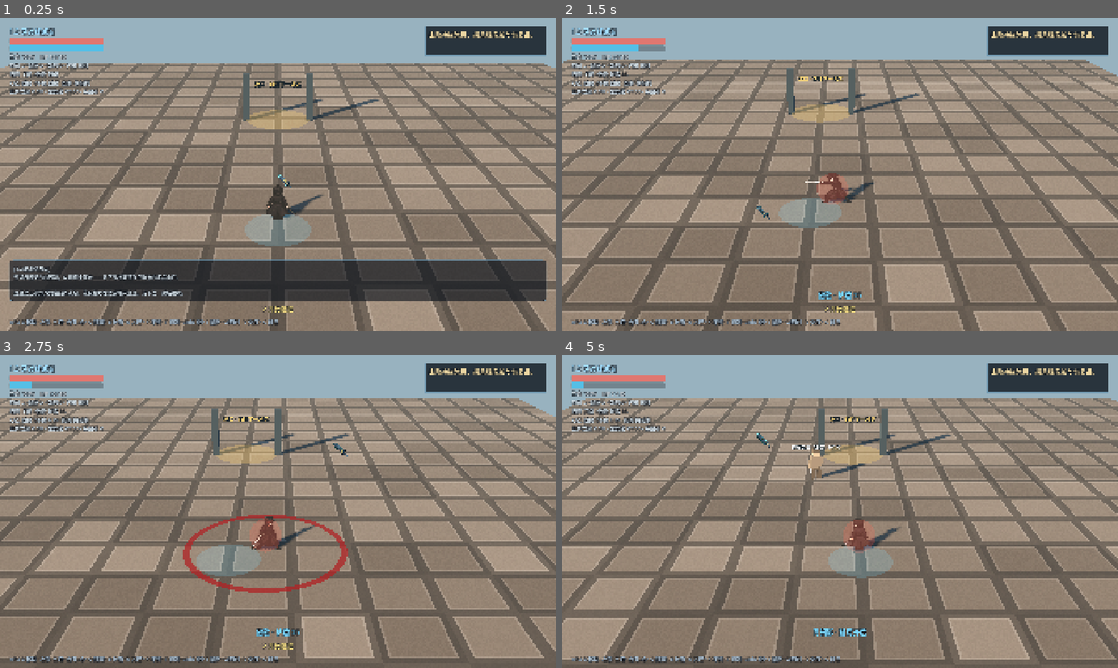
Above: before the commit, frames 1-4 (two rows, left to right).
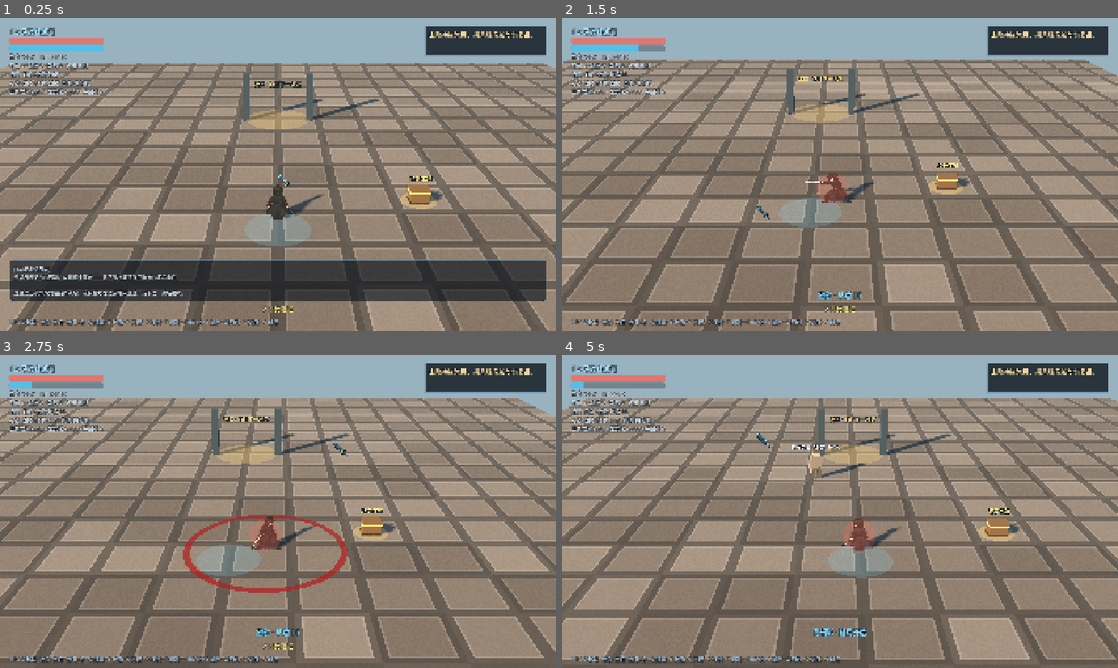
Above: after the commit, the same moments.

Repository: lovevx/HD2Dgame
Game: Godot game, scene res://scenes/main/campaign.tscn
Same seed, same stepped clock (60 frames per second), same inputs: the game is played once before the commit and once after it. This scene is started directly instead of the project's main scene. Sound files missing from this copy of the repository are replaced by a short silence.
Inputs (mouse positions are in pixels of both pictures, inside the frame that each line leads up to):
- Up to frame 1 (0.25 s): no input
- Up to frame 2 (1.5 s): tap Enter (ui_accept) at 0.5, 0.77 s; move the mouse to (962, 158) at 0.52 s; hold D (move_right) 0.53-1.25 s; hold E (aoge) 0.53-1.25 s; click (962, 158) at 0.8 s; drag from (728, 190) to (812, 237) at 1.27 s
- Up to frame 3 (2.75 s): move the mouse to (333, 442) at 2.02 s; hold D (move_right) from 2.03 s (still down); hold 1 (bomb) from 2.03 s (still down); tap F (huanduan) at 2.3 s
- Up to frame 4 (5 s): release D (move_right) at 2.75 s; release 1 (bomb) at 2.75 s; drag from (812, 574) to (673, 464) at 2.77 s; move the mouse to (1006, 558) at 3.52 s; hold A (move_left) 3.53-4.25 s; hold Q (hunter_toggle) 3.53-4.25 s; tap Enter (ui_accept) at 3.77 s; tap V (interact) at 3.8 s; drag from (673, 464) to (756, 433) at 4.27 s

The runs differ from the first frame. In frame 1, 0.5% of the frame differs, in the area x 71-80%, y 50-62%; in frame 2, 0.4%; in frame 3, 0.5%; in frame 4, 0.5%.

Commit message:
feat(loot): 前期本土装备掉落、场景宝箱与决战全回复
- 新增 9 件前期本土装备（刀/护甲/戒指），击杀掉落与场景宝箱共用随机掉落池

- 每个场景放置一个场景宝箱：固定产出炸弹+血药+随机装备，按 key 落档防重复

- 站在宝箱触发圈内按 V 让位给宝箱，不再同时推进关卡流程

- 进入决战空地自动全回复并修满已损装备耐久

- 补 tools/validate_world_drops.gd 专项验收（24 项），全套验证脚本 FAIL=0

Diff:
--- a/autoload/game_state.gd
+++ b/autoload/game_state.gd
@@ -382,6 +382,59 @@
 		give_item(item, reward.items[item])
 	save_game()
 	return true
+
+## ---------- 场景宝箱（世界内放置，靠近按 V 开启） ----------
+## 每个场景一个，开启后记录 key 防重复领取（新试炼 begin_next_trial 时清空）。
+func is_scene_chest_opened(key: String) -> bool:
+	return campaign.get("opened_chests", []).has(key)
+
+## 开启场景宝箱：固定产出 1 炸弹 + 1 血药 + 1 随机装备；已开过返回空数组。
+func open_scene_chest(key: String) -> Array:
+	if key == "" or is_scene_chest_opened(key):
+		return []
+	var rewards: Array = []
+	for id in Campaign.SCENE_CHEST_ITEMS:
+		give_item(id, Campaign.SCENE_CHEST_ITEMS[id])
+		rewards.append(id)
+	var equip := Campaign.random_equip_id()
+	if equip != "":
+		give_item(equip, 1)
+		rewards.append(equip)
+	campaign.opened_chests.append(key)
+	save_game()
+	return rewards
+
+## ---------- 击杀随机装备掉落 ----------
+## 按概率判定是否掉落；命中则返回随机装备 id，未命中返回空串。
+func roll_equipment_drop(chance: float) -> String:
+	if randf() > chance:
+		return ""
+	return Campaign.random_equip_id()
+
+## 全回复（BOSS 房进入时调用）：所有已持有装备耐久修满，返回修复件数。
+func repair_all_equipment() -> int:
+	var ids: Array[String] = []
+	for id in campaign.bag.keys():
+		if item_count(str(id)) > 0:
+			ids.append(str(id))
+	for slot in campaign.equipment:
+		var eid := str(campaign.equipment[slot])
+		if eid != "" and not ids.has(eid):
+			ids.append(eid)
+	var repaired := 0
+	for id in ids:
+		var def := item_def(id)
+		if int(def.get("dur_max", 0)) <= 0:
+			continue
+		var st: Dictionary = Campaign.dura_state(campaign, id)
+		if st["cur"] >= st["max"]:
+			continue
+		st["cur"] = st["max"]
+		campaign.item_dura[id] = st
+		repaired += 1
+	if repaired > 0:
+		save_game()
+	return repaired
 
 ## 击杀由战斗实例触发；检查唯一ID，结算和读档不能重复领奖。
 func record_hunt(id: String) -> int:
@@ -490,6 +543,7 @@
 	campaign.world_mana = 0
 	campaign.colpo_outer_cleared = false
 	campaign.kills = []
+	campaign.opened_chests = []
 	campaign.bullets = 6
 	campaign.hp_ratio = 1.0
 	campaign.mp_ratio = 1.0
--- a/data/campaign.gd
+++ b/data/campaign.gd
@@ -47,6 +47,43 @@
 		"req": {}, "export": true, "growth": false,
 		"can_sell": true, "can_decompose": true,
 		"passive": ["力量+1", "支持隐藏装备外观"], "source": "欧卡的白色宝箱"},
+	# ---- 前期本土装备（1.2~1.6 掉落 / 场景宝箱产出；不可带出，结算时清除） ----
+	"worn_blade": {"name": "缺口铁刀", "slot": "main_weapon", "item_kind": "weapon", "weapon_type": "1h_sword",
+		"quality": "white", "score": 6, "attack_min": 4.0, "attack_max": 11.0, "stats": {},
+		"dur_max": 22, "req": {}, "export": false, "growth": false,
+		"can_sell": true, "can_decompose": true, "passive": [], "source": "前期世界掉落"},
+	"iron_sword": {"name": "精铁刀", "slot": "main_weapon", "item_kind": "weapon", "weapon_type": "1h_sword",
+		"quality": "green", "score": 18, "attack_min": 5.0, "attack_max": 14.0, "stats": {},
+		"dur_max": 28, "req": {}, "export": false, "growth": false,
+		"can_sell": true, "can_decompose": true, "passive": [], "source": "前期世界掉落"},
+	"leather_cap": {"name": "皮质护额", "slot": "head", "item_kind": "armor",
+		"quality": "white", "score": 5, "stats": {"con": 1}, "def_pct": 0.02,
+		"dur_max": 16, "req": {}, "export": false, "growth": false,
+		"can_sell": true, "can_decompose": true, "passive": [], "source": "前期世界掉落"},
+	"hunter_hat": {"name": "猎户皮帽", "slot": "head", "item_kind": "armor",
+		"quality": "green", "score": 15, "stats": {"con": 1, "agi": 1}, "def_pct": 0.03,
+		"dur_max": 20, "req": {}, "export": false, "growth": false,
+		"can_sell": true, "can_decompose": true, "passive": [], "source": "前期世界掉落"},
+	"ragged_vest": {"name": "褴褛皮甲", "slot": "body", "item_kind": "armor",
+		"quality": "white", "score": 7, "stats": {"con": 1}, "def_pct": 0.03,
+		"dur_max": 20, "req": {}, "export": false, "growth": false,
+		"can_sell": true, "can_decompose": true, "passive": [], "source": "前期世界掉落"},
+	"leather_bracer": {"name": "皮质护臂", "slot": "left_arm", "item_kind": "armor",
+		"quality": "white", "score": 4, "stats": {}, "def_pct": 0.02,
+		"dur_max": 14, "req": {}, "export": false, "growth": false,
+		"can_sell": true, "can_decompose": true, "passive": [], "source": "前期世界掉落"},
+	"worn_boots": {"name": "旧皮靴", "slot": "boots", "item_kind": "armor",
+		"quality": "white", "score": 4, "stats": {"agi": 1}, "def_pct": 0.01,
+		"dur_max": 14, "req": {}, "export": false, "growth": false,
+		"can_sell": true, "can_decompose": true, "passive": [], "source": "前期世界掉落"},
+	"tattered_cloak": {"name": "破损披风", "slot": "cloak", "item_kind": "armor",
+		"quality": "white", "score": 5, "stats": {}, "def_pct": 0.02,
+		"dur_max": 16, "req": {}, "export": false, "growth": false,
+		"can_sell": true, "can_decompose": true, "passive": [], "source": "前期世界掉落"},
+	"copper_ring": {"name": "铜戒指", "slot": "ring", "item_kind": "jewelry",
+		"quality": "white", "score": 6, "stats": {"luk": 1}, "dur_max": 0,
+		"req": {}, "export": false, "growth": false,
+		"can_sell": true, "can_decompose": true, "passive": [], "source": "前期世界掉落"},
 	# ---- 消耗品 ----
 	"potion": {"name": "恢复药剂 · 2使用", "item_kind": "consumable", "export": true},
 	"trap": {"name": "火药陷阱 · 1投掷", "item_kind": "consumable", "export": false},
@@ -74,11 +111,25 @@
 	"tiger_chest": {"coins": 400, "items": {"claw": 1, "crystal": 1}},
 }
 const HUNTS := {"1_0": 5, "3_0": 10, "3_1": 1, "tiger": 15}
+## 随机装备产出池：前期小关击杀掉落 / 场景宝箱共用（全为本土装备，结算时清除）。
+const RANDOM_EQUIP_POOL := ["worn_blade", "iron_sword", "leather_cap", "hunter_hat",
+	"ragged_vest", "leather_bracer", "worn_boots", "tattered_cloak", "copper_ring"]
+## 场景宝箱固定产出：1 炸弹 + 1 血药 + 1 随机装备。
+const SCENE_CHEST_ITEMS := {"trap": 1, "potion": 1}
+
+## 从随机装备池抽一件（池为空时返回空串）。
+static func random_equip_id(rng: RandomNumberGenerator = null) -> String:
+	if RANDOM_EQUIP_POOL.is_empty():
+		return ""
+	if rng != null:
+		return RANDOM_EQUIP_POOL[rng.randi_range(0, RANDOM_EQUIP_POOL.size() - 1)]
+	return RANDOM_EQUIP_POOL[randi() % RANDOM_EQUIP_POOL.size()]
 
 static func fresh() -> Dictionary:
 	return {"stage": 0, "cleared": false, "hub": false, "run": 1, "level": 1,
 		"source": 0.0, "world_mana": 0, "permanent_mana": 0, "kills": [],
 		"bag": {"knife": 1, "potion": 2}, "equipment": {"main_weapon": "knife"},
+		"opened_chests": [],
 		# 装备动态状态（按物品 id 存放；强化/耐久/成长值），旧档缺省由 load 兜底
 		"item_dura": {}, "item_enhance": {}, "item_fury": {},
 		"hp_ratio": 1.0, "mp_ratio": 1.0, "bullets": 6, "settled": false, "training": 0, "report": "", "colpo_outer_cleared": false}
--- /dev/null
+++ b/scripts/combat/equipment_drop.gd
@@ -0,0 +1,94 @@
+extends Area3D
+## 装备掉落物：前期小关击杀概率掉落，携带一件随机装备。
+## 表现与 coin.gd 同套：品质色发光晶体 + 地面光圈 + 名称标签，靠近磁吸入背包。
+## 纯距离判定，不依赖物理碰撞；spawn 方负责设置 item_id。
+
+const Campaign := preload("res://data/campaign.gd")
+const Equip := preload("res://data/equip_tables.gd")
+
+var item_id := ""
+var magnet_radius: float = 4.5
+var collected: bool = false
+var player: Node3D
+var _spin := 0.0
+var _mesh: MeshInstance3D
+
+func _ready() -> void:
+	add_to_group("equipment_drop")
+	player = get_tree().get_first_node_in_group("player")
+	_build()
+
+func _build() -> void:
+	var def: Dictionary = Campaign.ITEMS.get(item_id, {})
+	var color: Color = Equip.quality_color(def.get("quality", "white"))
+	_mesh = MeshInstance3D.new()
+	var box := BoxMesh.new()
+	box.size = Vector3(0.26, 0.26, 0.26)
+	_mesh.mesh = box
+	var mat := StandardMaterial3D.new()
+	mat.albedo_color = color
+	mat.shading_mode = BaseMaterial3D.SHADING_MODE_UNSHADED
+	mat.emission_enabled = true
+	mat.emission = color
+	mat.emission_energy_multiplier = 1.8
+	_mesh.material_override = mat
+	_mesh.rotation_degrees = Vector3(45, 0, 45)
+	_mesh.position = Vector3(0, 0.55, 0)
+	_mesh.cast_shadow = GeometryInstance3D.SHADOW_CASTING_SETTING_OFF
+	add_child(_mesh)
+	# 地面光圈：品质色描出掉落位置，俯视角下也容易看见
+	var ring := MeshInstance3D.new()
+	var cyl := CylinderMesh.new()
+	cyl.top_radius = 0.55
+	cyl.bottom_radius = 0.55
+	cyl.height = 0.02
+	ring.mesh = cyl
+	var rm := StandardMaterial3D.new()
+	rm.albedo_color = Color(color.r, color.g, color.b, 0.32)
+	rm.transparency = BaseMaterial3D.TRANSPARENCY_ALPHA
+	rm.shading_mode = BaseMaterial3D.SHADING_MODE_UNSHADED
+	ring.material_override = rm
+	ring.position = Vector3(0, 0.03, 0)
+	ring.cast_shadow = GeometryInstance3D.SHADOW_CASTING_SETTING_OFF
+	add_child(ring)
+	var label := Label3D.new()
+	label.text = str(def.get("name", item_id))
+	label.position = Vector3(0, 1.15, 0)
+	label.font_size = 34
+	label.pixel_size = 0.007
+	label.outline_size = 10
+	label.modulate = color
+	label.billboard = BaseMaterial3D.BILLBOARD_ENABLED
+	add_child(label)
+
+func _physics_process(delta: float) -> void:
+	if collected or not is_instance_valid(player):
+		return
+	_spin += delta
+	if _mesh != null:
+		_mesh.rotation_degrees.y = _spin * 90.0
+		_mesh.position.y = 0.55 + sin(_spin * 2.4) * 0.08
+	var to := player.global_position - global_position
+	to.y = 0.0
+	if to.length() <= magnet_radius:
+		global_position = global_position.move_toward(player.global_position, 6.0 * delta)
+	if to.length() <= 0.9:
+		_collect()
+
+func _collect() -> void:
+	if collected:
+		return
+	collected = true
+	if item_id == "":
+		queue_free()
+		return
+	GameState.give_item(item_id, 1)
+	GameState.save_game()
+	var def: Dictionary = Campaign.ITEMS.get(item_id, {})
+	GameState.push_message("[乐园] 拾取装备 · %s（%s）" % [def.get("name", item_id), Equip.quality_cn(def.get("quality", "white"))])
+	var tween := create_tween()
+	tween.set_parallel(true)
+	if _mesh != null:
+		tween.tween_property(_mesh, "position:y", 1.5, 0.16)
+	tween.tween_property(self, "scale", Vector3.ONE * 0.05, 0.16)
+	tween.chain().tween_callback(queue_free)
--- a/scripts/main/campaign.gd
+++ b/scripts/main/campaign.gd
@@ -4,6 +4,8 @@
 const HudScene := preload("res://scripts/ui/hud.tscn")
 const EnemyScene := preload("res://scripts/combat/enemy.tscn")
 const EnemyScript := preload("res://scripts/combat/enemy.gd")
+const EquipmentDropScript := preload("res://scripts/combat/equipment_drop.gd")
+const SceneChestScript := preload("res://scripts/world/scene_chest.gd")
 const ARENA := "res://scenes/main/main.tscn"
 const HARBOR := "res://scenes/world/harbor.tscn"
 const OUTER := "res://scenes/world/colpo_forest_outer.tscn"
@@ -52,6 +54,8 @@
 		player.mp = player.max_mp
 		player.potions = 2
 		player.bombs = 3
+	if location == "clearing":
+		_restore_full_state()
 	_refresh_objective()
 	if state == "prepare" and location not in ["practice", "hub"]:
 		_show_story()
@@ -78,6 +82,7 @@
 		director.campaign_managed = true
 	add_child(world)
 	_wire_interactions()
+	_spawn_scene_chest()
 	player.hp = player.max_hp * float(GameState.campaign.hp_ratio)
 	player.mp = player.max_mp * clampf(float(GameState.campaign.mp_ratio), 0.0, 1.0)
 	player.potions = GameState.item_count("potion")
@@ -121,6 +126,52 @@
 		world.get_node("ForgeService").campaign_action = show_forge
 		world.get_node("QuestService").campaign_action = show_tasks
 
+## 每个场景一个场景宝箱（1.2~1.5 按关、科尔波山外围与 BOSS 房各一）：
+## 开启产出 1 炸弹 + 1 血药 + 1 随机装备，开启记录落档，重进同一关不再刷新。
+func _spawn_scene_chest() -> void:
+	var key := ""
+	var at := Vector3.ZERO
+	match location:
+		"arena":
+			key = "arena_%d" % GameState.campaign.stage
+			at = Vector3(7.5, 0, 5.0)
+		"outer":
+			key = "outer"
+			at = Vector3(5.0, 0, 15.5)
+		"clearing":
+			key = "clearing"
+			at = Vector3(5.0, 0, 16.0)
+		_:
+			return
+	if GameState.is_scene_chest_opened(key):
+		return
+	var chest := SceneChestScript.new()
+	chest.chest_key = key
+	world.add_child(chest)
+	chest.global_position = at
+
+## 击杀掉落：按概率在世界里放一件随机装备拾取物（精英概率更高；BOSS 不掉，由宝箱与结算负责）。
+func _spawn_equipment_drop(enemy: Node, chance: float) -> void:
+	if not is_instance_valid(enemy):
+		return
+	var id := GameState.roll_equipment_drop(chance)
+	if id == "":
+		return
+	var drop := EquipmentDropScript.new()
+	drop.item_id = id
+	world.add_child(drop)
+	drop.global_position = enemy.global_position
+
+## 进入 BOSS 房（林间决战空地）自动全回复：生命/法力回满 + 所有已持有装备耐久修满。
+func _restore_full_state() -> void:
+	player._refresh_derived_stats()
+	player.hp = player.max_hp
+	player.mp = player.max_mp
+	GameState.campaign.hp_ratio = 1.0
+	GameState.campaign.mp_ratio = 1.0
+	var repaired := GameState.repair_all_equipment()
+	GameState.push_message("[科尔波山] 决战前休整：生命与法力回满%s" % ("，装备耐久全部修满" if repaired > 0 else ""))
+
 func _process(_delta: float) -> void:
 	if state == "combat":
 		var living := 0
@@ -144,6 +195,9 @@
 
 func _unhandled_input(event: InputEvent) -> void:
 	if event.is_action_pressed("interact") and not hud.is_modal_open() and location not in ["hub", "practice"]:
+		# 站在场景宝箱触发圈里时，V 归宝箱，避免同时推进关卡流程
+		if get_tree().get_first_node_in_group("scene_chest_focus") != null:
+			return
 		if state != "outer_cleared": primary_action()
 		get_viewport().set_input_as_handled()
 
@@ -217,6 +271,8 @@
 			enemy.position = Vector3(-3 + i * 6, 0, -5)
 			add_child(enemy)
 			enemy.defeated.connect(_on_hunt.bind("%d_%d" % [GameState.campaign.stage, i]))
+			# 精英（欧卡）掉落概率更高；普通小怪给基础概率
+			enemy.defeated.connect(_spawn_equipment_drop.bind(enemy, 0.9 if profiles[i][1] >= 150 else 0.5))
 			enemies.append(enemy)
 
 func _on_boss_spawned(target: Node3D) -> void:
--- a/scripts/ui/hud.gd
+++ b/scripts/ui/hud.gd
@@ -727,7 +727,7 @@
 	_choice_buttons.append(button)
 	return button
 
-const SHORT_ITEMS := {"knife": "匕首", "flintlock": "燧发枪", "le …(315 unchanged characters)… hest": "欧卡\n白箱", "tiger_chest": "巨虎\n绿箱"}
+const SHORT_ITEMS := {"knife": "匕首", "flintlock": "燧发枪", "le …(315 unchanged characters)… hest": "欧卡\n白箱", "tiger_chest": "巨虎\n绿箱", "worn_blade": "缺口刀", "iron_sword": "精铁刀", "leather_cap": "皮护额", "hunter_hat": "猎户帽", "ragged_vest": "褴褛甲", "leather_bracer": "皮护臂", "worn_boots": "旧皮靴", "tattered_cloak": "破披风", "copper_ring": "铜戒指"}
 
 ## 词条摘要文本（详情与 tooltip 复用）。
 func _stats_text(def: Dictionary) -> String:
--- /dev/null
+++ b/scripts/world/scene_chest.gd
@@ -0,0 +1,171 @@
+extends Area3D
+## 场景宝箱：每个场景一个，靠近按 V 开启，固定产出 1 炸弹 + 1 血药 + 1 随机装备。
+## 开启记录在 GameState.campaign.opened_chests（按 chest_key），重进同一关不再刷新。
+## 白盒外观：木箱 + 金色包边 + 地面光圈 + 名称标签；开启后箱盖翻起、标签改为已开启。
+
+const Campaign := preload("res://data/campaign.gd")
+
+## 消耗品短名：正文里带上物品表的长名（含「· 2使用」）读起来别扭，这里单独给简称。
+const SHORT_LABEL := {"trap": "火药陷阱", "potion": "恢复药剂"}
+
+@export var chest_key := ""
+var visitor: Node3D
+var opened := false
+var _lid: Node3D
+var _label: Label3D
+
+func _ready() -> void:
+	add_to_group("scene_chest")
+	_build()
+	body_entered.connect(_on_body_entered)
+	body_exited.connect(_on_body_exited)
+
+func _process(_delta: float) -> void:
+	if visitor == null or opened or GameState.is_transitioning():
+		return
+	var hud := get_tree().get_first_node_in_group("hud")
+	if hud == null or hud.is_modal_open():
+		return
+	hud.show_prompt("V  开启场景宝箱")
+
+## 进圈：登记玩家并加入焦点组，让 campaign 控制器把 V 让给宝箱，避免同时触发关卡流程。
+func _on_body_entered(body: Node3D) -> void:
+	if body.is_in_group("player"):
+		visitor = body
+		add_to_group("scene_chest_focus")
+
+func _on_body_exited(body: Node3D) -> void:
+	if body == visitor:
+		visitor = null
+		remove_from_group("scene_chest_focus")
+		_hide_prompt()
+
+func _unhandled_input(event: InputEvent) -> void:
+	if visitor == null or opened or GameState.is_transitioning():
+		return
+	var hud := get_tree().get_first_node_in_group("hud")
+	if hud == null or hud.is_modal_open():
+		return
+	if event.is_action_pressed("interact"):
+		_open()
+		get_viewport().set_input_as_handled()
+
+func _open() -> void:
+	if opened:
+		return
+	var rewards: Array = GameState.open_scene_chest(chest_key)
+	opened = true
+	remove_from_group("scene_chest_focus")
+	_hide_prompt()
+	_play_open()
+	if rewards.is_empty():
+		return
+	_sync_player_supplies()
+	var parts: Array[String] = []
+	for id in rewards:
+		var def: Dictionary = GameState.item_def(str(id))
+		parts.append("%s ×1" % SHORT_LABEL.get(str(id), def.get("name", id)))
+	GameState.push_message("[乐园] 开启场景宝箱 · %s" % " · ".join(parts))
+
+## 宝箱产出的药剂/炸弹要立刻反映到玩家库存，否则关卡结算 _copy_supplies 会用旧值覆盖背包。
+func _sync_player_supplies() -> void:
+	var target: Node = visitor if visitor != null else get_tree().get_first_node_in_group("player")
+	if target == null:
+		return
+	target.set("potions", GameState.item_count("potion"))
+	target.set("bombs", GameState.item_count("trap"))
+
+func _play_open() -> void:
+	if _lid != null:
+		var tween := create_tween()
+		tween.tween_property(_lid, "rotation_degrees:x", 105.0, 0.36).set_trans(Tween.TRANS_BACK)
+	if _label != null:
+		_label.text = "已开启"
+
+func _hide_prompt() -> void:
+	var hud := get_tree().get_first_node_in_group("hud")
+	if hud != null:
+		hud.hide_prompt()
+
+# ---------------------------------------------------------------- 白盒外观
+
+func _build() -> void:
+	var wood := _mat(Color("6b4a2b"), 0.85, false)
+	var dark := _mat(Color("3f2a17"), 0.9, false)
+	var gold := _mat(Color("d9a94e"), 0.35, true)
+	# 箱体
+	_part("Base", Vector3(0, 0.28, 0), Vector3(1.0, 0.52, 0.7), wood)
+	_part("BaseTrim", Vector3(0, 0.06, 0), Vector3(1.06, 0.12, 0.76), dark)
+	# 箱盖：挂在后沿铰链上，开启时绕 X 轴翻起
+	_lid = Node3D.new()
+	_lid.name = "Lid"
+	_lid.position = Vector3(0, 0.54, 0.35)
+	add_child(_lid)
+	var lid_mesh := MeshInstance3D.new()
+	var lm := BoxMesh.new()
+	lm.size = Vector3(1.04, 0.24, 0.72)
+	lid_mesh.mesh = lm
+	lid_mesh.material_override = wood
+	lid_mesh.position = Vector3(0, 0.12, -0.35)
+	_lid.add_child(lid_mesh)
+	var lid_trim := MeshInstance3D.new()
+	var ltm := BoxMesh.new()
+	ltm.size = Vector3(1.08, 0.1, 0.76)
+	lid_trim.mesh = ltm
+	lid_trim.material_override = gold
+	lid_trim.position = Vector3(0, 0.06, -0.35)
+	_lid.add_child(lid_trim)
+	# 正面锁扣
+	_part("Lock", Vector3(0, 0.36, -0.37), Vector3(0.16, 0.18, 0.06), gold)
+	# 地面光圈：金色，远看就知道是可交互物
+	var ring := MeshInstance3D.new()
+	var cyl := CylinderMesh.new()
+	cyl.top_radius = 0.95
+	cyl.bottom_radius = 0.95
+	cyl.height = 0.02
+	ring.mesh = cyl
+	var rm := _mat(Color(0.85, 0.66, 0.3), 0.0, true)
+	rm.albedo_color = Color(0.85, 0.66, 0.3, 0.26)
+	rm.transparency = BaseMaterial3D.TRANSPARENCY_ALPHA
+	ring.material_override = rm
+	ring.position = Vector3(0, 0.03, 0)
+	ring.cast_shadow = GeometryInstance3D.SHADOW_CASTING_SETTING_OFF
+	add_child(ring)
+	# 名称标签
+	_label = Label3D.new()
+	_label.text = "场景宝箱"
+	_label.position = Vector3(0, 1.35, 0)
+	_label.font_size = 36
+	_label.pixel_size = 0.008
+	_label.outline_size = 12
+	_label.modulate = Color("ffd76e")
+	_label.billboard = BaseMaterial3D.BILLBOARD_ENABLED
+	add_child(_label)
+	# 触发范围：比箱体略大，靠近即可交互
+	var shape := CollisionShape3D.new()
+	var box := BoxShape3D.new()
+	box.size = Vector3(2.8, 2.6, 2.8)
+	shape.shape = box
+	shape.position = Vector3(0, 0.9, 0)
+	add_child(shape)
+
+func _part(label_name: String, at: Vector3, size: Vector3, mat: Material) -> MeshInstance3D:
+	var mesh := MeshInstance3D.new()
+	mesh.name = label_name
+	var box := BoxMesh.new()
+	box.size = size
+	mesh.mesh = box
+	mesh.material_override = mat
+	mesh.position = at
+	add_child(mesh)
+	return mesh
+
+func _mat(color: Color, roughness: float, emission: bool) -> StandardMaterial3D:
+	var mat := StandardMaterial3D.new()
+	mat.albedo_color = color
+	mat.roughness = roughness
+	if emission:
+		mat.emission_enabled = true
+		mat.emission = color
+		mat.emission_energy_multiplier = 0.6
+	return mat
--- a/scripts/world/wave_spawner.gd
+++ b/scripts/world/wave_spawner.gd
@@ -7,6 +7,7 @@
 
 const EnemyScene := preload("res://scripts/combat/enemy.tscn")
 const EnemyScript := preload("res://scripts/combat/enemy.gd")
+const EquipmentDropScript := preload("res://scripts/combat/equipment_drop.gd")
 const KIND_LABEL := {"wolf": "只野狼", "boar": "只野猪", "golem": "具肉体傀儡"}
 
 @export var first_delay := 1.5   # 进场到第一波的准备时间
@@ -78,6 +79,7 @@
 		enemy.set("kind", _kind_of(str(marker.get_meta("kind"))))
 		enemy.position = marker.position + Vector3(randf_range(-spawn_jitter, spawn_jitter), 0, randf_range(-spawn_jitter, spawn_jitter))
 		add_child(enemy)
+		enemy.defeated.connect(_spawn_equipment_drop.bind(enemy, 0.5))
 		var spawn := create_tween()
 		spawn.tween_property(enemy, "scale", Vector3.ONE, 0.25).from(Vector3.ONE * 0.25)
 		var key := str(marker.get_meta("kind"))
@@ -87,6 +89,18 @@
 		parts.append("%d %s" % [tally[key], KIND_LABEL.get(key, key)])
 	_fighting = true
 	GameState.push_message("[科尔波山] 第 %d / %d 波 · %s" % [_index, _planned, "、".join(parts)])
+
+## 击杀掉落：外围小怪按基础概率掉一件随机装备（本土装备，世界结算时清除）。
+func _spawn_equipment_drop(enemy: Node, chance: float) -> void:
+	if not is_instance_valid(enemy):
+		return
+	var id := GameState.roll_equipment_drop(chance)
+	if id == "":
+		return
+	var drop := EquipmentDropScript.new()
+	drop.item_id = id
+	get_parent().add_child(drop)
+	drop.global_position = enemy.global_position
 
 func _finish() -> void:
 	_finished = true
--- /dev/null
+++ b/tools/validate_world_drops.gd
@@ -0,0 +1,136 @@
+extends SceneTree
+## 世界掉落与场景宝箱验收：前期本土装备掉落池、击杀掉落概率、场景宝箱（按 key 防重复）、
+## BOSS 房决战全回复，以及阶段结算对本土装备的清理。
+## 无头模式跑逻辑；D3D12 实渲染模式额外输出宝箱截图。
+const Campaign := preload("res://data/campaign.gd")
+var failures := 0
+var gs: Node
+var scene: Node
+
+func _initialize() -> void:
+	call_deferred("run")
+
+func check(value: bool, label: String) -> void:
+	if value: print("PASS ", label)
+	else:
+		failures += 1
+		push_error("FAIL " + label)
+
+func mount() -> void:
+	if is_instance_valid(scene):
+		scene.free()
+	scene = load("res://scenes/main/campaign.tscn").instantiate()
+	root.add_child(scene)
+	current_scene = scene
+	await process_frame
+
+func capture(label: String) -> void:
+	if DisplayServer.get_name() == "headless": return
+	await process_frame
+	await process_frame
+	await RenderingServer.frame_post_draw
+	root.get_texture().get_image().save_png("res://.tmp_preview/drops-%s.png" % label)
+
+func run() -> void:
+	await process_frame
+	gs = root.get_node("GameState")
+	gs.save_path = "user://world_drops_validation.cfg"
+	gs.reset_progress()
+	gs.complete_contract("掉落验收")
+
+	# ---- 数据层：掉落池与场景宝箱产出表 ----
+	var pool_ok := true
+	var pool_local := true
+	for id in Campaign.RANDOM_EQUIP_POOL:
+		var def: Dictionary = Campaign.ITEMS.get(str(id), {})
+		if def.is_empty() or not def.has("slot"):
+			pool_ok = false
+		if def.get("export", true):
+			pool_local = false
+	check(not Campaign.RANDOM_EQUIP_POOL.is_empty() and pool_ok, "掉落池全部是可穿戴且已定义的装备")
+	check(pool_local, "掉落池全为本土装备（结算带不出，不破坏跨轮成长）")
+	var chest_items_ok := not Campaign.SCENE_CHEST_ITEMS.is_empty()
+	for id in Campaign.SCENE_CHEST_ITEMS:
+		if not Campaign.ITEMS.has(str(id)):
+			chest_items_ok = false
+	check(chest_items_ok, "场景宝箱固定产出物均在物品表内")
+
+	# ---- 随机抽取与概率边界 ----
+	var rng := RandomNumberGenerator.new()
+	rng.seed = 20260919
+	var in_pool := true
+	for i in 64:
+		if not Campaign.RANDOM_EQUIP_POOL.has(Campaign.random_equip_id(rng)):
+			in_pool = false
+	check(in_pool, "随机装备抽取始终落在池内")
+	check(gs.roll_equipment_drop(1.0) != "", "必然概率一定掉落")
+	var never := true
+	for i in 32:
+		if gs.roll_equipment_drop(0.0) != "":
+			never = false
+	check(never, "零概率永远不掉落")
+	check(not gs.is_scene_chest_opened("never_opened") and gs.open_scene_chest("").is_empty(), "空 key 不写入开启记录")
+
+	# ---- 场景集成：宝箱生成 / V 让位 / 产出入包 / 防重复 ----
+	await mount()
+	var chests := get_nodes_in_group("scene_chest")
+	check(chests.size() == 1, "1.2 关卡生成唯一场景宝箱")
+	var chest: Node = chests[0] if not chests.is_empty() else null
+	check(chest != null and chest.chest_key == "arena_0", "宝箱 key 绑定当前关卡")
+	if chest != null:
+		scene.player.global_position = chest.global_position
+		await create_timer(0.25).timeout
+		check(get_nodes_in_group("scene_chest_focus").size() == 1, "玩家进圈登记宝箱焦点")
+		var potion_before: int = gs.item_count("potion")
+		var trap_before: int = gs.item_count("trap")
+		var state_before: String = scene.state
+		var interact := InputEventAction.new()
+		interact.action = "interact"
+		interact.pressed = true
+		scene._unhandled_input(interact)
+		check(scene.state == state_before and not chest.opened, "站在宝箱圈里 V 让位，不触发关卡流程")
+		chest._unhandled_input(interact)
+		check(chest.opened, "宝箱自身接管 V 开启")
+		check(gs.item_count("potion") == potion_before + 1 and gs.item_count("trap") == trap_before + 1, "宝箱补给实际入包")
+		var got_equip := false
+		for id in Campaign.RANDOM_EQUIP_POOL:
+			if gs.item_count(str(id)) > 0:
+				got_equip = true
+		check(got_equip, "宝箱随机装备实际入包")
+		check(gs.is_scene_chest_opened("arena_0") and gs.open_scene_chest("arena_0").is_empty(), "开启记录落档且不能重复领取")
+		await capture("chest")
+	await mount()
+	check(get_nodes_in_group("scene_chest").is_empty(), "已开启的宝箱重进关卡不再刷新")
+	if is_instance_valid(scene):
+		scene.free()
+		scene = null
+
+	# ---- BOSS 房决战全回复 ----
+	var knife_max: float = float(Campaign.ITEMS["knife"]["dur_max"])
+	gs.campaign.item_dura["knife"] = {"cur": 1.0, "max": knife_max}
+	check(gs.repair_all_equipment() >= 1 and is_equal_approx(Campaign.dura_state(gs.campaign, "knife")["cur"], knife_max), "决战前休整修复已损装备")
+	check(gs.repair_all_equipment() == 0, "满耐久时不重复修复")
+
+	# ---- 阶段结算：本土装备必须带不出 ----
+	gs.give_item("dragon", 1)
+	gs.give_item("worn_blade", 1)
+	gs.give_item("ragged_vest", 1)
+	gs.campaign.equipment["body"] = "ragged_vest"
+	gs.campaign.stage = 4
+	gs.campaign.cleared = true
+	gs.campaign.settled = false
+	gs.campaign.hub = false
+	check(gs.settle_trial(), "阶段结算正常执行")
+	check(gs.item_count("worn_blade") == 0 and gs.item_count("ragged_vest") == 0, "结算清理未带出的本土装备")
+	check(gs.campaign.equipment.get("body", "") == "", "结算同步清除本土装备的槽位引用")
+	check(gs.item_count("dragon") == 1, "公证装备结算保留")
+
+	# ---- 下一轮重置宝箱记录 ----
+	gs.campaign.opened_chests = ["arena_0", "outer"]
+	check(gs.begin_next_trial(), "结算后开启下一轮")
+	check(not gs.is_scene_chest_opened("arena_0") and not gs.is_scene_chest_opened("outer"), "下一轮重置宝箱开启记录")
+
+	gs.persistence_enabled = false
+	DirAccess.remove_absolute(ProjectSettings.globalize_path(gs.save_path))
+	print("WORLD_DROPS_FAILURES=", failures)
+	quit(1 if failures else 0)
Not shown, added: scripts/combat/equipment_drop.gd.uid
Not shown, added: scripts/world/scene_chest.gd.uid
